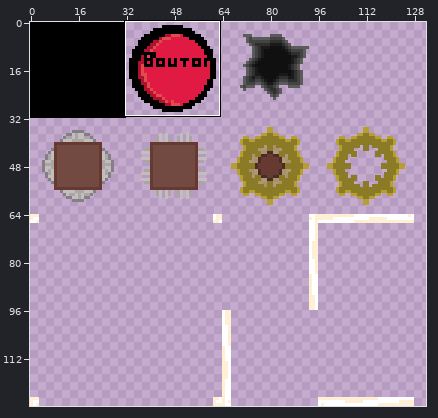
Edited in one commit: pixel-art file (Graphics/Tiles/brickwall.aseprite). Above: a wide view before the commit, with the close-up outlined.
Close-up. The starting point:
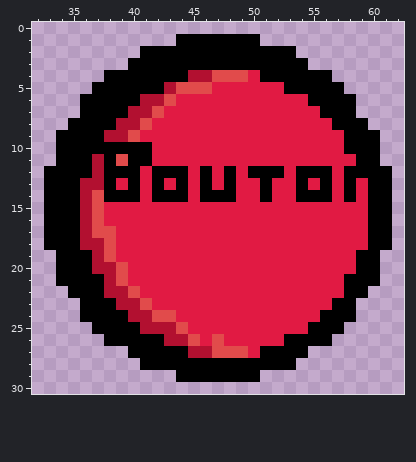
192x128 pixels, 1 frame. Shown: x 32..62, y 0..30. The wide view leaves out empty margins.
And afterwards:
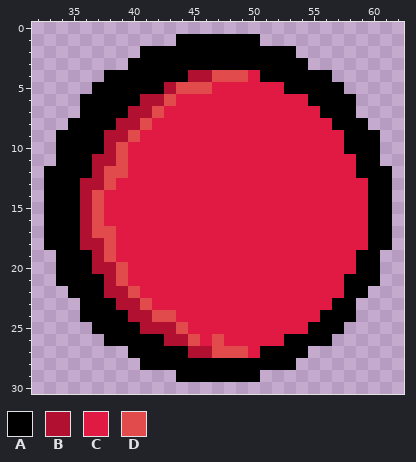
Palette (. is transparent): A #000000  B #b21030  C #e11a43  D #e14b4b
What changed:
Colour B replaces colour A in rows 10 to 11 at x 38.
Colour C replaces colour A in rows 10 to 11 at x 40 to 41; in row 12 at x 40, 42 to 44, 46, 48, 50 to 52, 54 to 56 and 58; in row 13 at x 40, 42, 44, 46, 48, 51, 54, 56 and 58; in row 14 at x 38 to 40, 42 to 44, 46 to 48, 51, 54 to 56 and 58.
Colour D replaces colour A in row 10 at x 39; in row 12 at x 38 to 39; in row 13 at x 38.
Boxes around the changes in both close-ups, in picture pixels (x1, y1, x2, y2):
changed: (104, 142, 356, 202)
